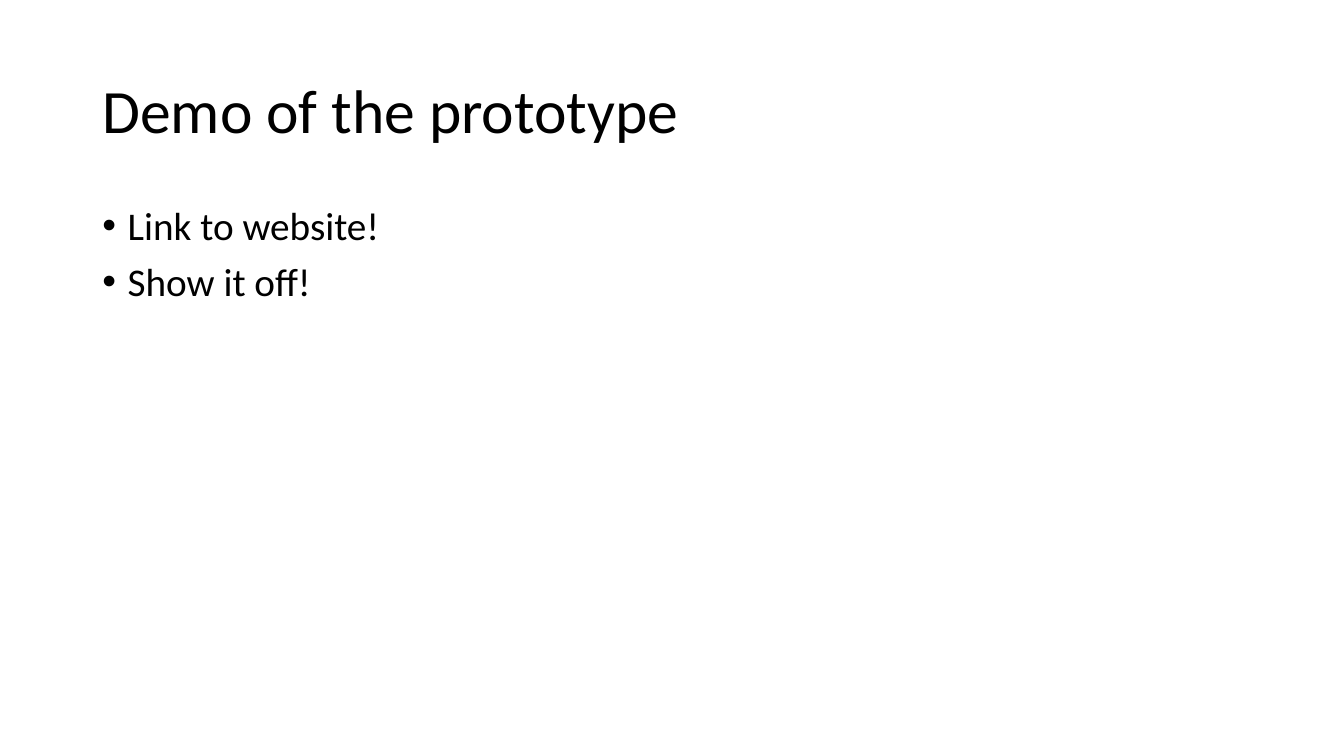
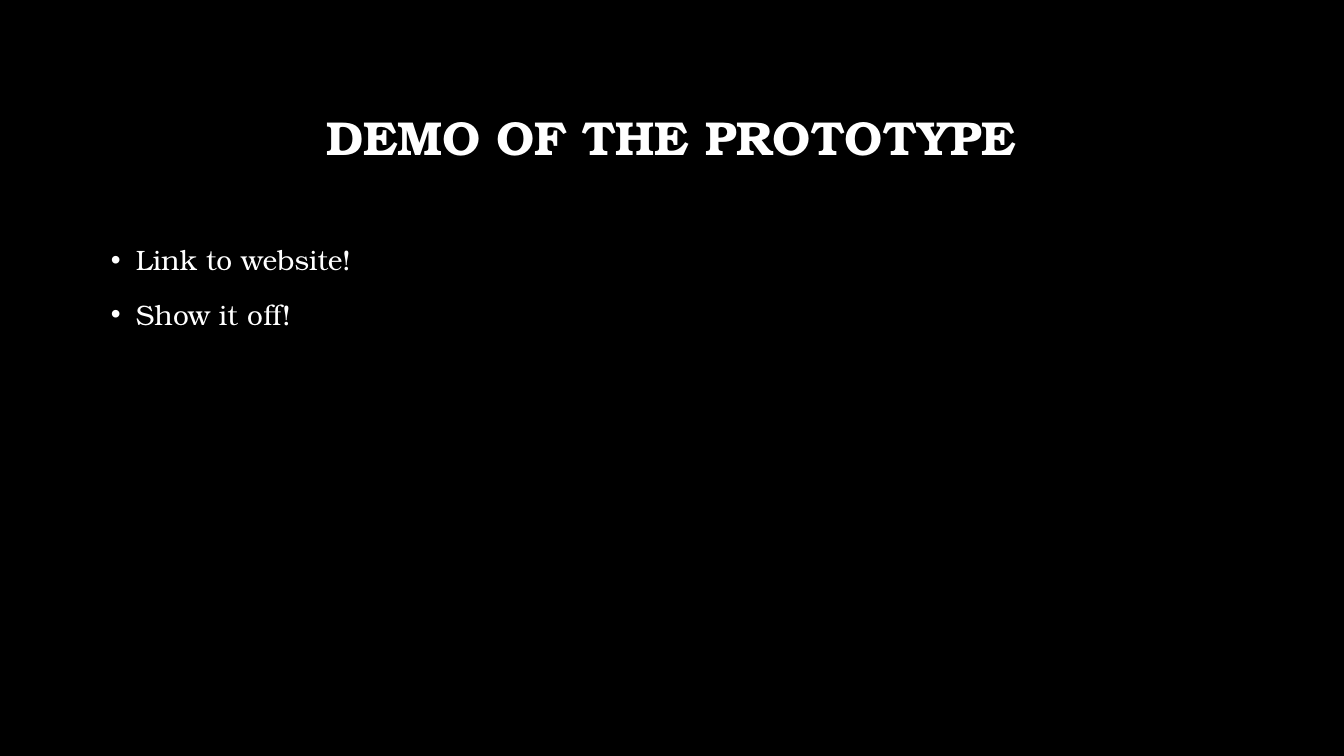
Before and after one commit to GallagherStephen/4thYearProject-Dissertation, a slide deck: slide 11 of Presentation/4th Year Presentation.pptx (slide 12 before the commit). Drawn at 1344x756 pixels with LibreOffice and Linux fonts; fonts in the diff are those of the drawing; background and template pictures are left out. Boxes give left, top, right and bottom in pixels: in the first picture for what was removed or moved away, otherwise in the second. Text is boxed around its words. In the diff, an @@ line names an element or a change of style, - is before the commit and + after.

Commit message:
added background to presentation

```diff
--- a/Presentation/4th Year Presentation.pptx
+++ b/Presentation/4th Year Presentation.pptx
@@ background #FFFFFF to picture (left out) @@
@@ title at bbox=[326, 122, 1016, 156]: text changed; size 44 to 34 pt; font Calibri to TeX Gyre Bonum; text colour #000000 to #FFFFFF; bold on @@
-Demo of the prototype
+DEMO OF THE PROTOTYPE
@@ text "Link to website!": place and size @@
-text "Link to website!" at bbox=[128, 212, 380, 297]
+text "Link to website!" at bbox=[136, 250, 351, 326]
@@ text "Link to website!" at bbox=[136, 250, 351, 326]: size 28 to 20 pt, font Calibri to TeX Gyre Bonum, text colour #000000 to #FFFFFF; line spacing 0.9 to 1.2 @@
```
Also in this commit, not shown: 10 other slides changed, 1 slide removed.
